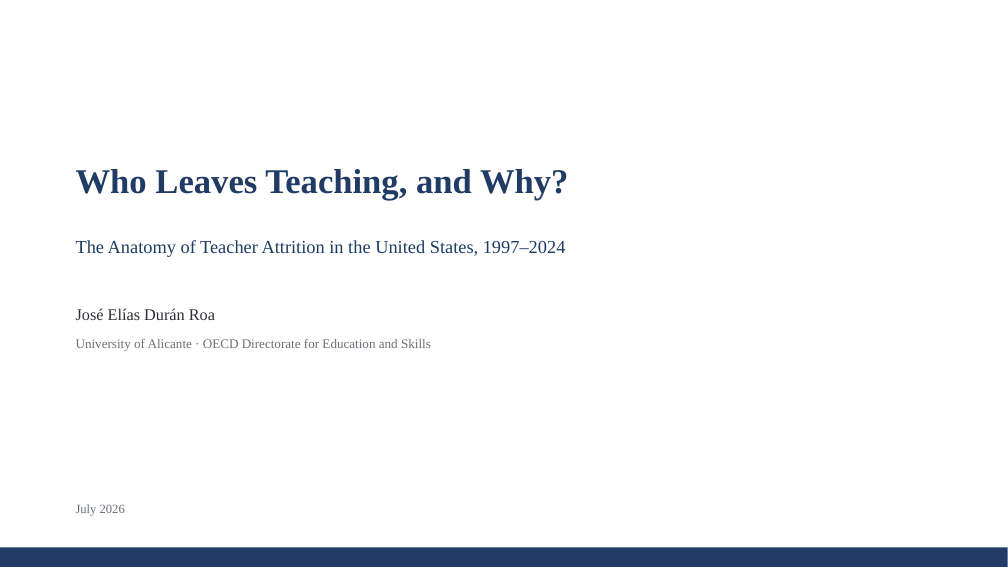
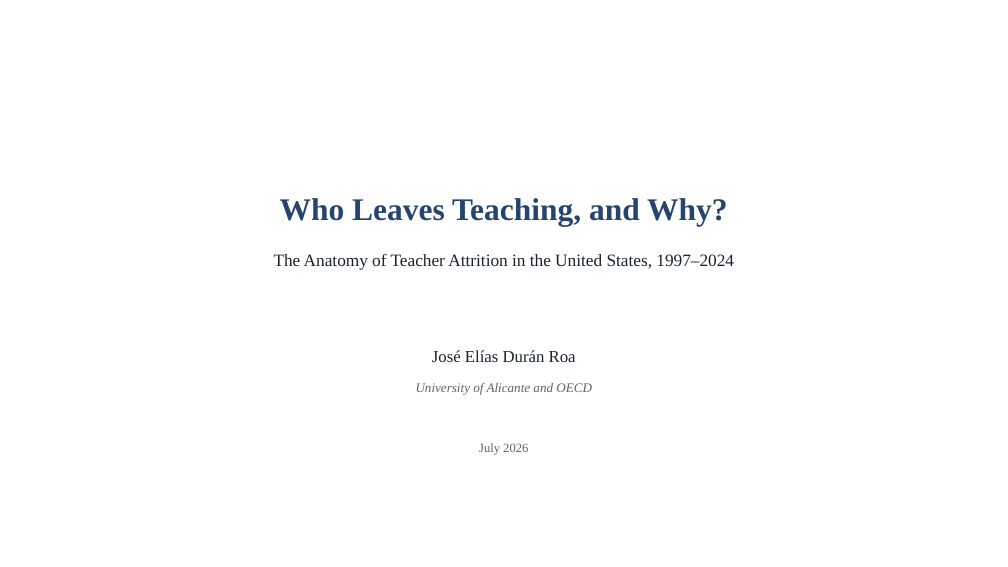
Before and after one commit to jedr1-ship-it/Alternative-Pathways----Quant, a slide deck: slide 1 of report/teacher_attrition_figures.pptx. Drawn at 1008x567 pixels with LibreOffice and Linux fonts; fonts in the diff are those of the drawing. Boxes give left, top, right and bottom in pixels: in the first picture for what was removed or moved away, otherwise in the second. Text is boxed around its words. In the diff, an @@ line names an element or a change of style, - is before the commit and + after.

```diff
--- a/report/teacher_attrition_figures.pptx
+++ b/report/teacher_attrition_figures.pptx
@@ text "Who Leaves Teaching, and Why?": place and size @@
-text "Who Leaves Teaching, and Why?" at [76, 169, 569, 200]
+text "Who Leaves Teaching, and Why?" at [280, 198, 727, 226]
@@ text "Who Leaves Teaching, and Why?" at [280, 198, 727, 226]: size 33 to 30 pt, text colour #1F3B66 to #26456E; alignment left to centre @@
@@ text "The Anatomy of Teacher Attrition ...": place and size @@
-text "The Anatomy of Teacher Attrition ..." at [76, 240, 566, 257]
+text "The Anatomy of Teacher Attrition ..." at [274, 254, 734, 270]
@@ text "The Anatomy of Teacher Attrition ..." at [274, 254, 734, 270]: size 17.5 to 16.5 pt, text colour #1F3B66 to #1A2430; alignment left to centre @@
@@ text "José Elías Durán Roa": place and size @@
-text "José Elías Durán Roa" at [76, 308, 215, 320]
+text "José Elías Durán Roa" at [432, 350, 576, 362]
@@ text "José Elías Durán Roa" at [432, 350, 576, 362]: size 15.5 to 16 pt, text colour #2B2F33 to #1A2430; alignment left to centre @@
@@ text at [416, 383, 592, 395]: text changed; text colour #6A7076 to #5A6572; italic on @@
-University of Alicante · OECD Directorate for Education and Skills
+University of Alicante and OECD
@@ text "July 2026": place and size @@
-text "July 2026" at [76, 504, 125, 516]
+text "July 2026" at [479, 443, 528, 455]
@@ text "July 2026" at [479, 443, 528, 455]: text colour #6A7076 to #5A6572; alignment left to centre @@
@@ rectangle removed at [0, 547, 1008, 567] @@
```
